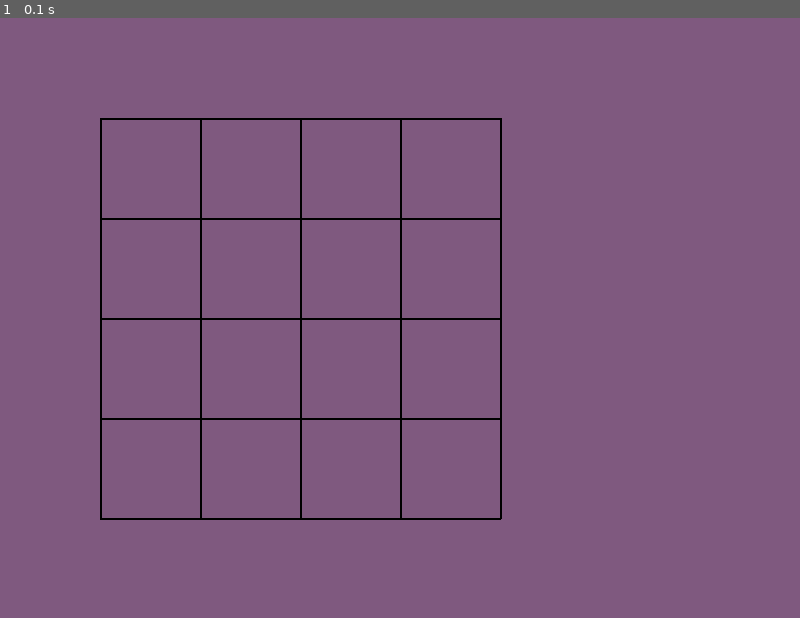
Above: before the commit, frame 1.
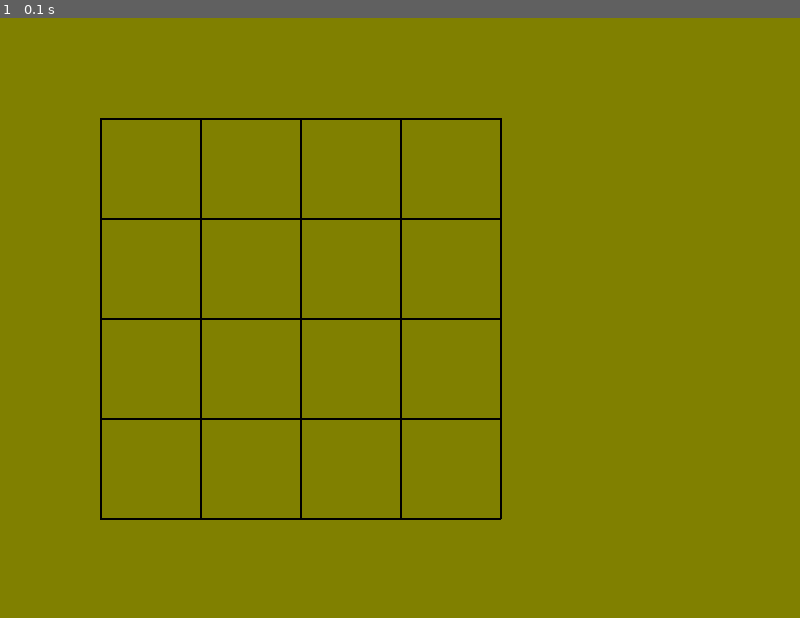
Above: after the commit, the same moment.

Repository: seancheng33/PygameProject
Game: pygame game, started from game2048/game.py
Two runs of this game, one before a commit and one after it. Both use one fixed random seed, a clock stepped at 60 frames per second and the inputs below.
Inputs:
- Up to frame 1 (0.1 s): no input

The runs differ from the first frame. In frame 1, 98% of the frame differs, in the area x 0-100%, y 0-100%.

Commit message:
修改背景颜色

Diff:
--- a/game2048/game.py
+++ b/game2048/game.py
@@ -5,7 +5,10 @@
 @Program      : 联系用pygame制作一个2048的游戏，
 '''
 
-import pygame, sys
+import pygame
+import sys
+
+initArray = [[0, 0, 0, 0], [0, 0, 0, 0], [0, 0, 0, 0], [0, 0, 0, 0]]  # 初始化的游戏数组
 
 pygame.init()
 screen = pygame.display.set_mode((800, 600))
@@ -13,15 +16,16 @@
 
 while True:
 
-    screen.fill((127, 89, 127))
+    screen.fill((128, 128, 0))
 
-    # 横线
+    # 五条横线
     pygame.draw.line(screen, (0, 0, 0), (100, 100), (500, 100), 2)
     pygame.draw.line(screen, (0, 0, 0), (100, 200), (500, 200), 2)
     pygame.draw.line(screen, (0, 0, 0), (100, 300), (500, 300), 2)
     pygame.draw.line(screen, (0, 0, 0), (100, 400), (500, 400), 2)
     pygame.draw.line(screen, (0, 0, 0), (100, 500), (500, 500), 2)
-    # 竖线
+
+    # 五条竖线
     pygame.draw.line(screen, (0, 0, 0), (100, 100), (100, 500), 2)
     pygame.draw.line(screen, (0, 0, 0), (200, 100), (200, 500), 2)
     pygame.draw.line(screen, (0, 0, 0), (300, 100), (300, 500), 2)
